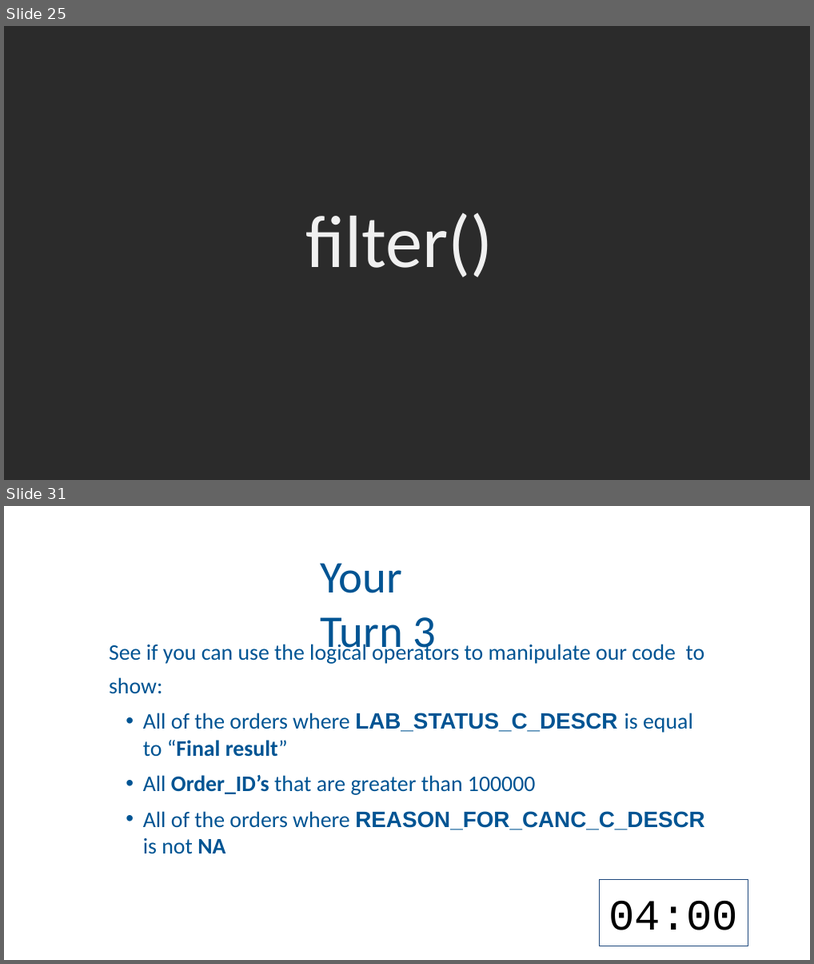
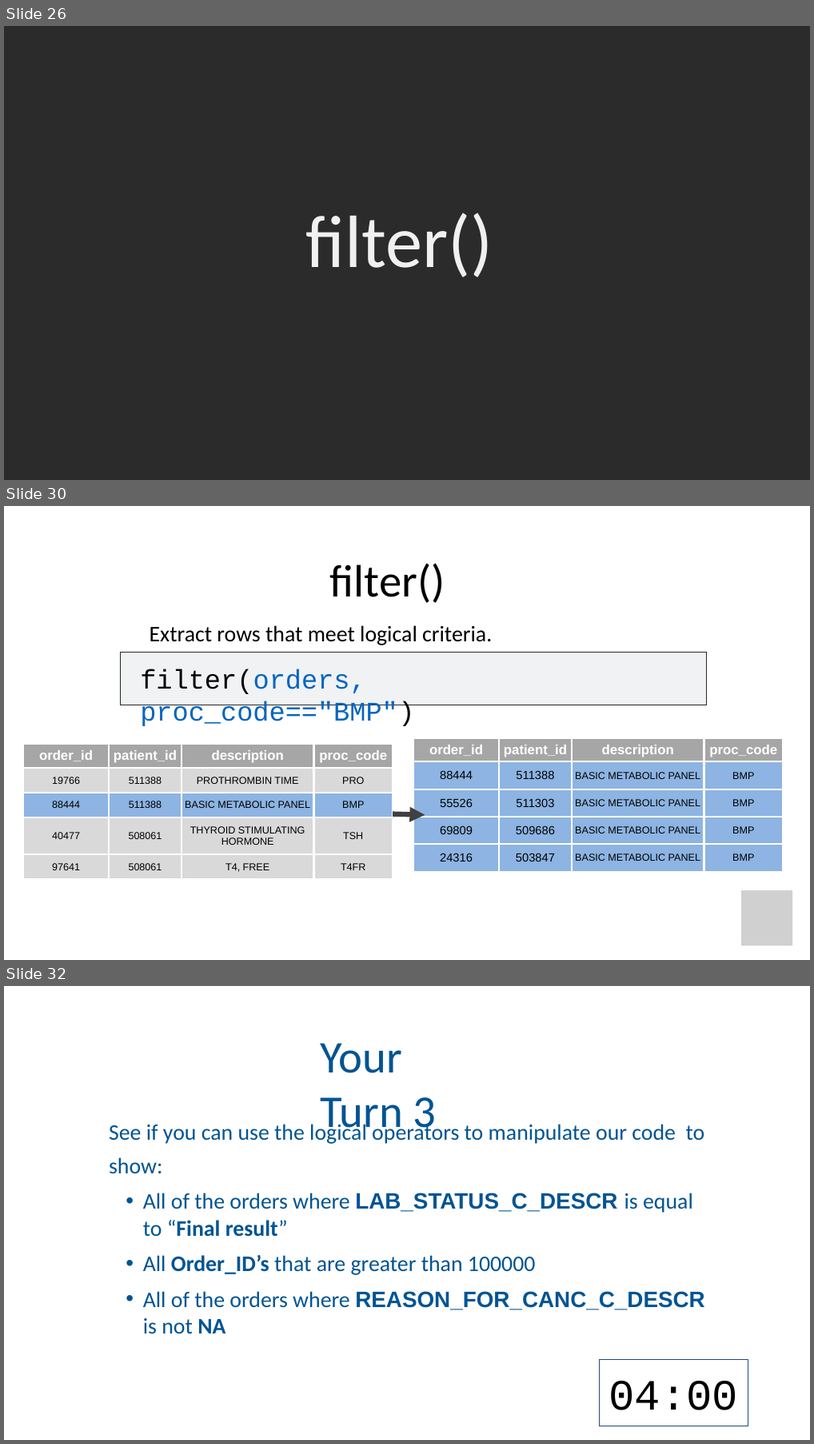
Before and after one commit to amromeo/api_r2020, a slide deck: 03 - Transform.pptx. Shown one above the other, each under a label of ours: slides 25 and 31 before the commit, slides 26, 30 and 32 after it; the slides between them are not shown. The pictures are 814x964 and 814x1444 pixels, drawn with LibreOffice and Linux fonts; fonts in the diff are those of the drawing; grey boxes stand for pictures; background and template pictures are left out; a plain dark background stands for a picture behind light text. Boxes give left, top, right and bottom in pixels: in the first picture for what was removed or moved away, otherwise in the second. Text is boxed around its words. In the diff, an @@ line names an element or a change of style, - is before the commit and + after.

```diff
--- a/03 - Transform.pptx
+++ b/03 - Transform.pptx
@@ slide 30 added at (x1=4, y1=506, x2=810, y2=960), background #FFFFFF @@
@@ title added at (x1=330, y1=563, x2=446, y2=603), 54 pt, text #000000 @@
+filter()
@@ text added at (x1=150, y1=625, x2=492, y2=645), 26.5 pt, text #000000 @@
+Extract rows that meet logical criteria.
@@ freeform shape added at (x1=120, y1=652, x2=707, y2=705), fill #F0F2F4, outline #262626 0.75 pt @@
@@ text added at (x1=140, y1=669, x2=414, y2=726), 32 pt, text #0365C0 @@
+filter(orders, proc_code=="BMP")
@@ table added at (x1=23, y1=744, x2=393, y2=886), 5 rows, 4 columns @@
+order_id | patient_id | description | proc_code
+19766 | 511388 | PROTHROMBIN TIME | PRO
+88444 | 511388 | BASIC METABOLIC PANEL | BMP
+40477 | 508061 | THYROID STIMULATING HORMONE | TSH
+97641 | 508061 | T4, FREE | T4FR
@@ table added at (x1=414, y1=738, x2=783, y2=888), 5 rows, 4 columns @@
+order_id | patient_id | description | proc_code
+88444 | 511388 | BASIC METABOLIC PANEL | BMP
+55526 | 511303 | BASIC METABOLIC PANEL | BMP
+69809 | 509686 | BASIC METABOLIC PANEL | BMP
+24316 | 503847 | BASIC METABOLIC PANEL | BMP
@@ text added at (x1=473, y1=749, x2=639, y2=848), 20.6 pt, text #FFFFFF @@
+= sets
+(returns nothing)
+== tests if equal
+(returns TRUE or FALSE)
@@ arrow added from (393, 814) to (425, 815), #404040 6 pt @@
@@ picture added at (x1=742, y1=890, x2=794, y2=945) @@
@@ what was slide 25 is now slide 26 @@
@@ what was slide 31 is now slide 32 @@
```
Also in this commit, not shown: 9 slides changed, 2 other slides added, 2 slides removed, 1 other file.
